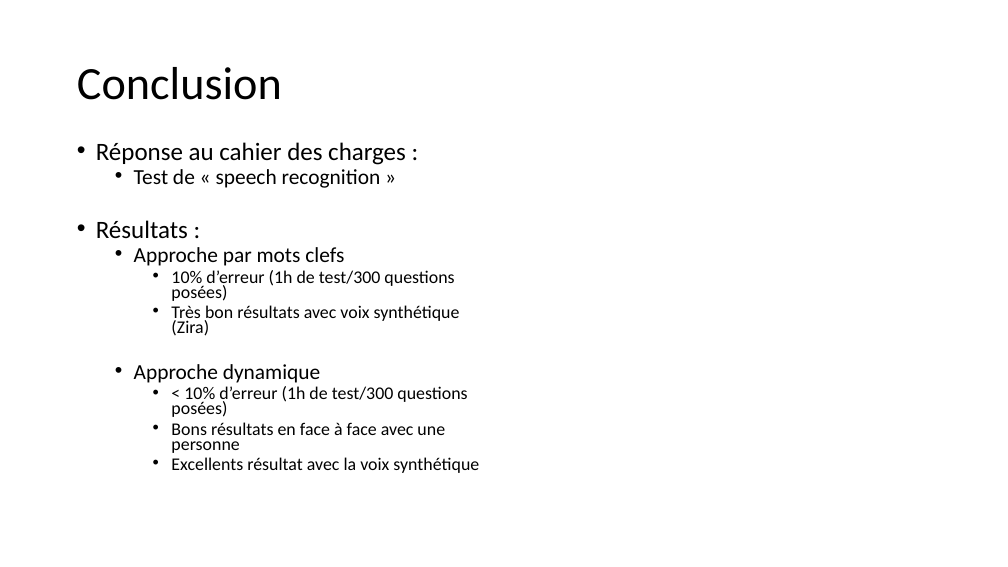
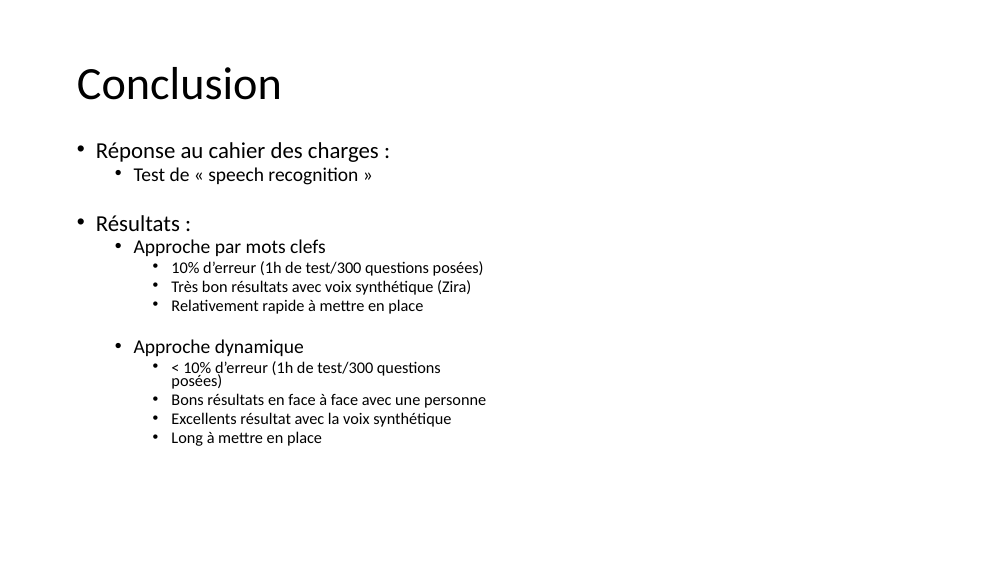
Before and after one commit to PorteAntoine/IHM_PEPPER_CPE2017, a slide deck: slide 30 of Rapport/Diapo_ihm_pepper.pptx. Drawn at 1008x567 pixels with LibreOffice and Linux fonts; fonts in the diff are those of the drawing; background and template pictures are left out. Boxes give left, top, right and bottom in pixels: in the first picture for what was removed or moved away, otherwise in the second. Text is boxed around its words. In the diff, an @@ line names an element or a change of style, - is before the commit and + after.

```diff
--- a/Rapport/Diapo_ihm_pepper.pptx
+++ b/Rapport/Diapo_ihm_pepper.pptx
@@ text at (96,142,486,427): size 23.8 to 21.7 pt in "Réponse au cahier des charges :", "Résultats :"; size 20.4 to 18.6 pt in "Test de « speech recognition »", "Approche par mots clefs", "Approche dynamique"; size 17 to 15.5 pt in "10% d’erreur (1h de test/300 questions posées)", "Très bon résultats avec voix synthétique (Zira)", "< 10% d’erreur (1h de test/300 questions ...", "Bons résultats en face à face avec ..." and 1 more places @@
@@ text at (171,299,423,314): paragraph added @@
+    • Relativement rapide à mettre en place
@@ text at (171,431,322,446): paragraph added @@
+    • Long à mettre en place
```
Also in this commit, not shown: 6 other slides changed.
